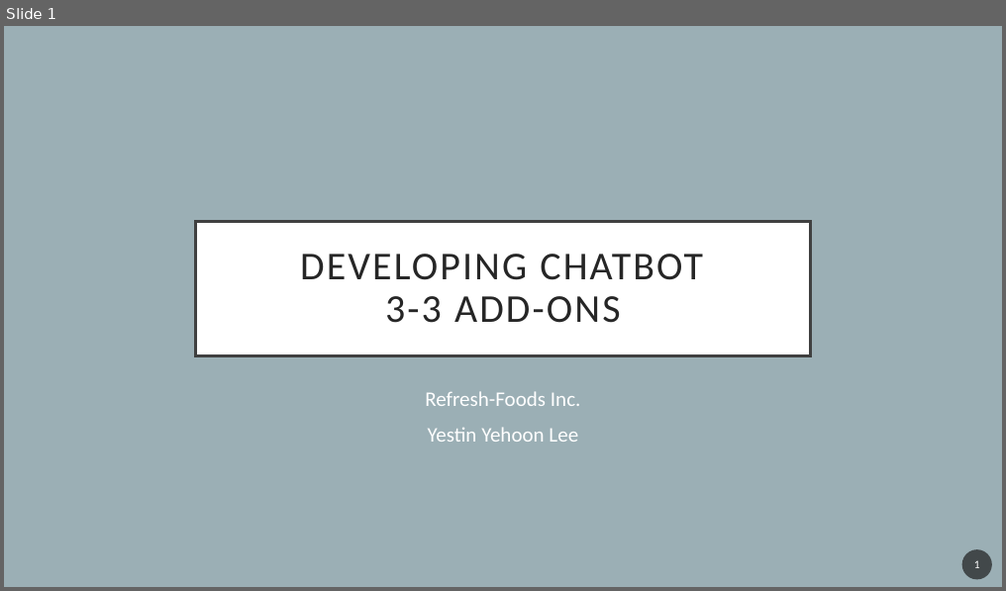
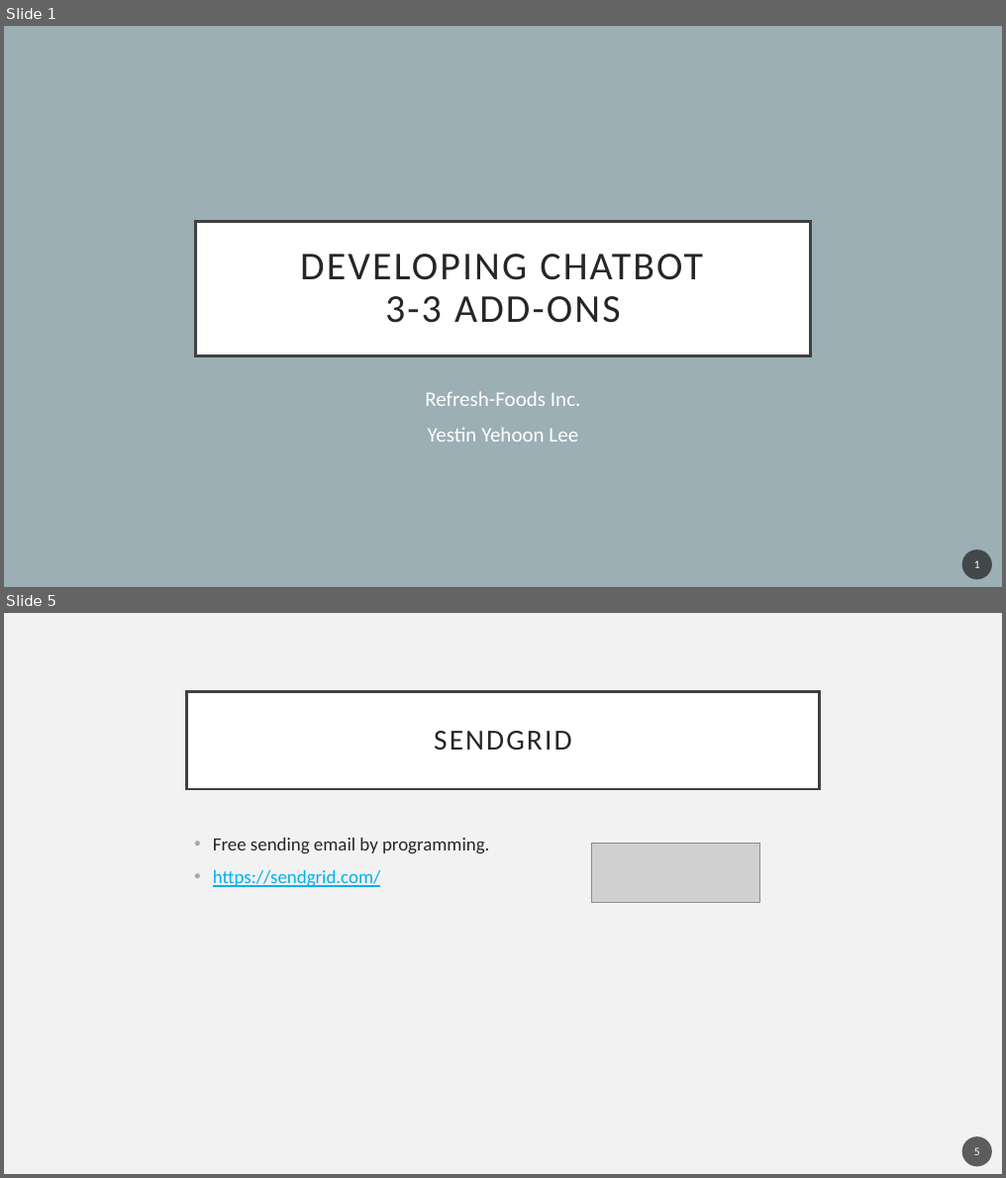
Before and after one commit to YehoonLee3/ChatBotCourse, a slide deck: 3-3 Add-ons.pptx. Shown one above the other, each under a label of ours: slide 1 before the commit, slides 1 and 5 after it; the slides between them are not shown. The pictures are 1006x591 and 1006x1178 pixels, drawn with LibreOffice and Linux fonts; fonts in the diff are those of the drawing; grey boxes stand for pictures. Boxes give left, top, right and bottom in pixels: in the first picture for what was removed or moved away, otherwise in the second. Text is boxed around its words. In the diff, an @@ line names an element or a change of style, - is before the commit and + after.

```diff
--- a/3-3 Add-ons.pptx
+++ b/3-3 Add-ons.pptx
@@ slide 5 added at (x1=4, y1=613, x2=1002, y2=1174), background #F2F2F2 @@
@@ title added at (x1=187, y1=691, x2=819, y2=789), fill #FFFFFF, outline #404040 2.5 pt, 28 pt, text #262626 @@
+SENDGRID
@@ text added at (x1=213, y1=838, x2=489, y2=887), 18 pt, text #262626 @@
+• Free sending email by programming.
+• https://sendgrid.com/
@@ picture added at (x1=591, y1=843, x2=760, y2=903) @@
@@ page number added at (x1=962, y1=1137, x2=992, y2=1167), fill #1D1D1D at 70% opacity, 11 pt, text #FFFFFF @@
+5
```
Also in this commit, not shown: 3 other slides added, 1 slide removed, 4 other files.
